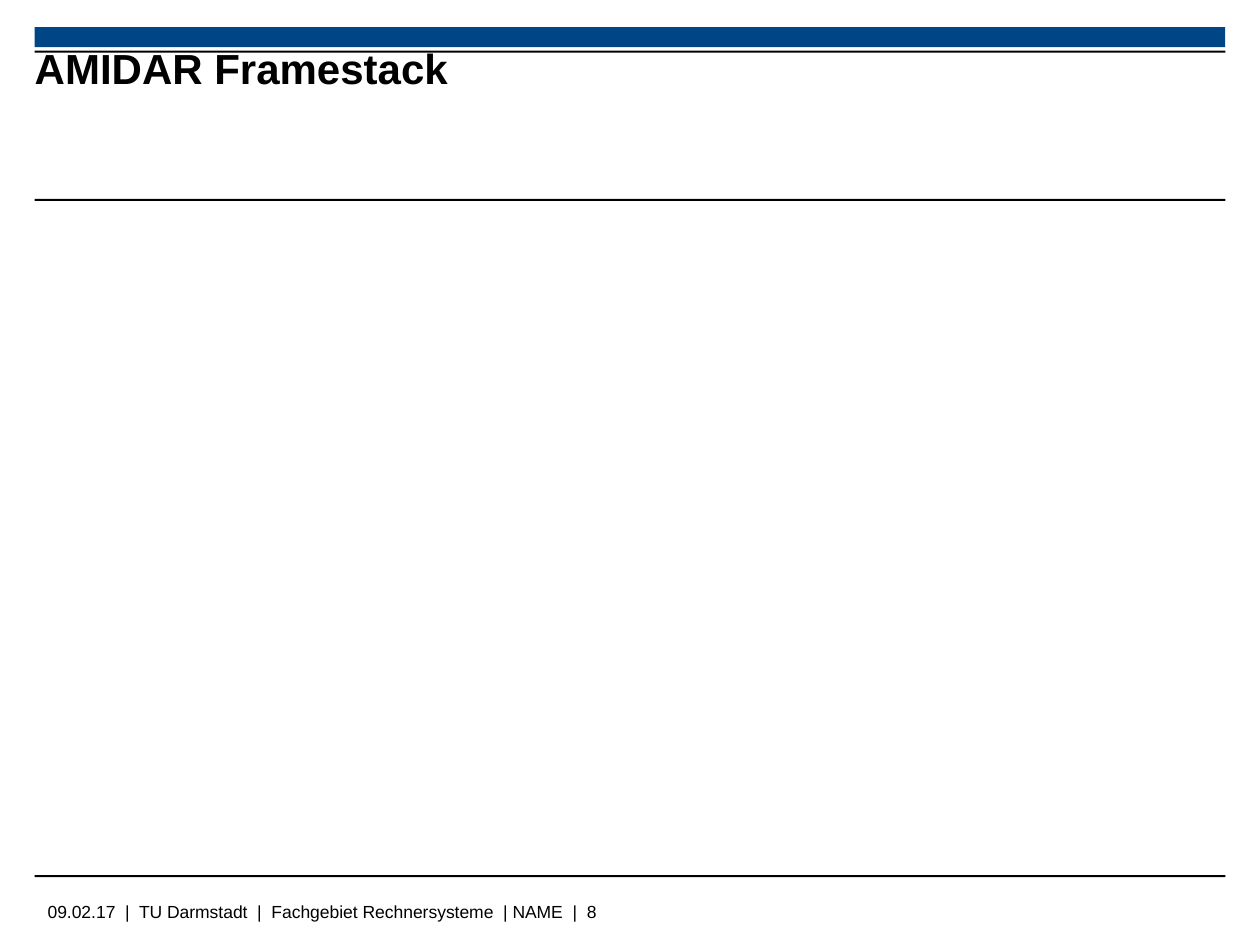
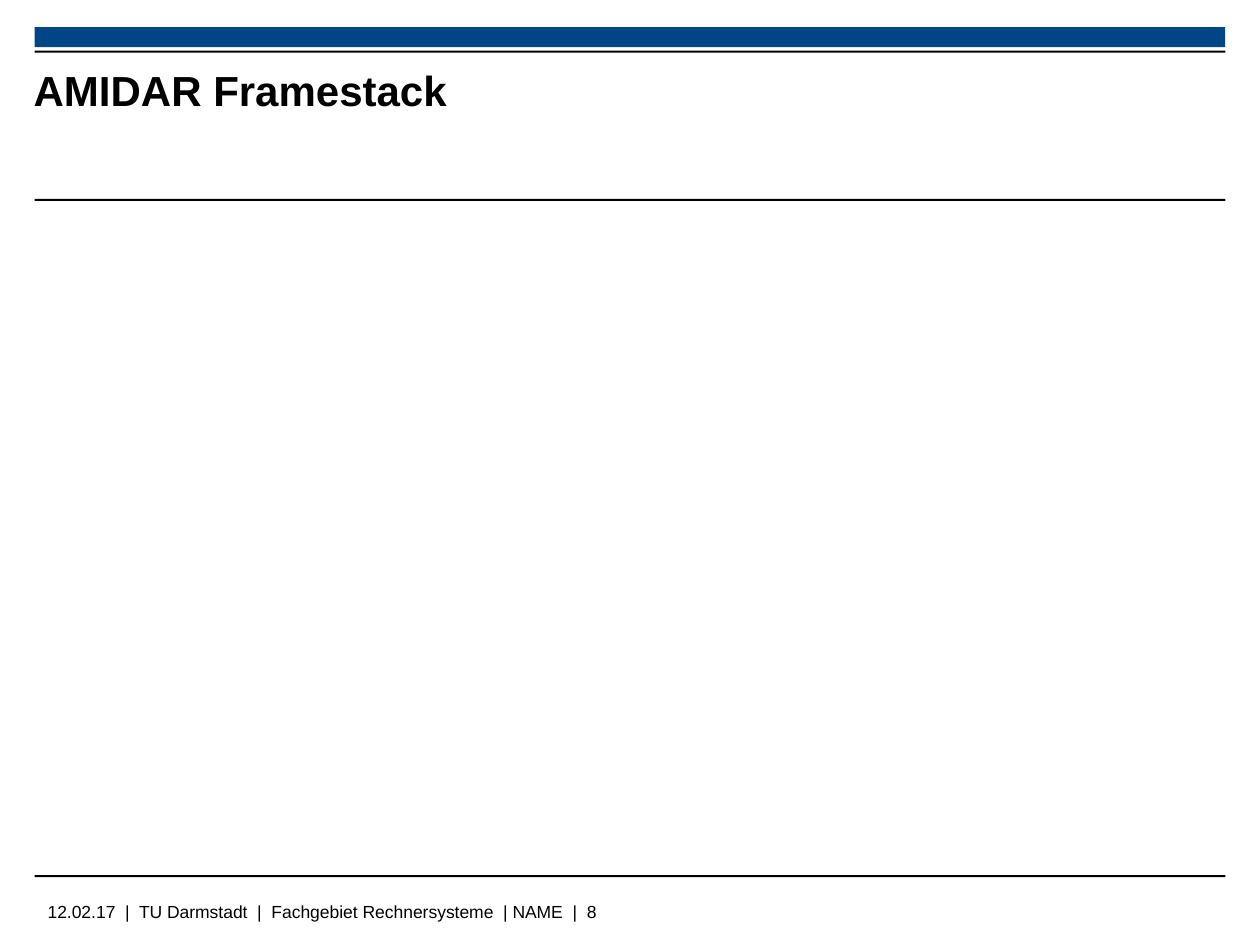
Before and after one commit to Wiero/PS_RS_REPORT, a slide deck: slide 8 of libreoffice_presentation.odp. Drawn at 1260x945 pixels with LibreOffice and Linux fonts; fonts in the diff are those of the drawing; background and template pictures are left out. Boxes give left, top, right and bottom in pixels: in the first picture for what was removed or moved away, otherwise in the second. Text is boxed around its words. In the diff, an @@ line names an element or a change of style, - is before the commit and + after.

```diff
--- a/libreoffice_presentation.odp
+++ b/libreoffice_presentation.odp
@@ title "AMIDAR Framestack": place and size @@
-title "AMIDAR Framestack" at box(35, 50, 447, 85)
+title "AMIDAR Framestack" at box(34, 75, 446, 107)
@@ text at box(48, 905, 597, 922): text changed @@
-09.02.17 | TU Darmstadt | Fachgebiet Rechnersysteme | NAME | 8
+12.02.17 | TU Darmstadt | Fachgebiet Rechnersysteme | NAME | 8
```
Also in this commit, not shown: 5 other slides changed, 3 slides added, 3 slides removed, 1 other file.
